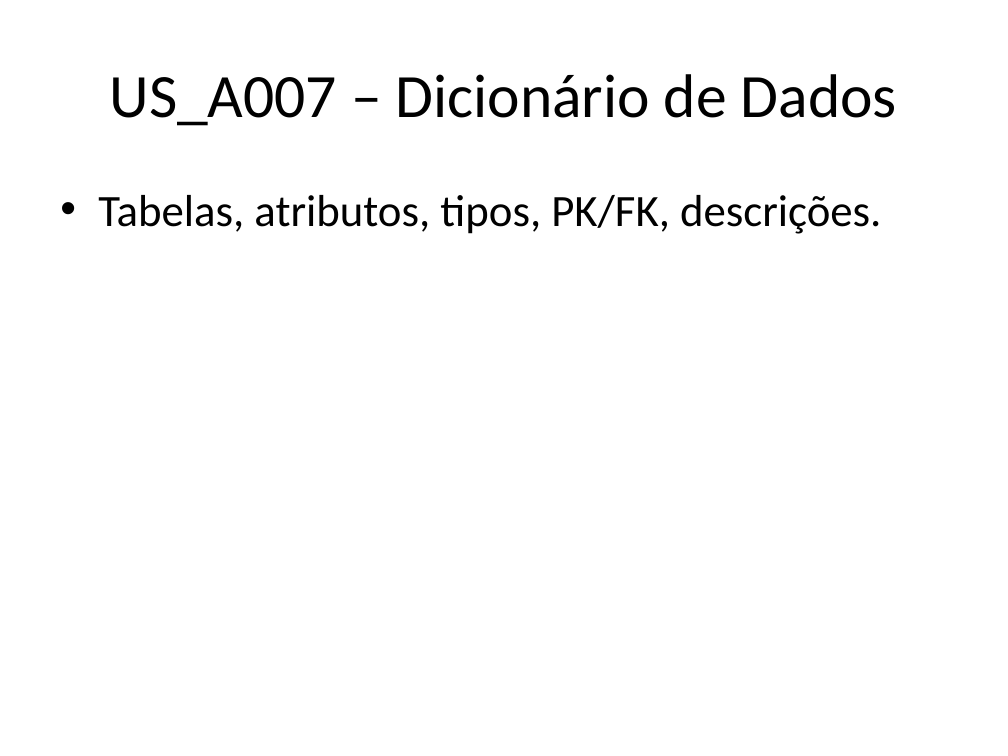
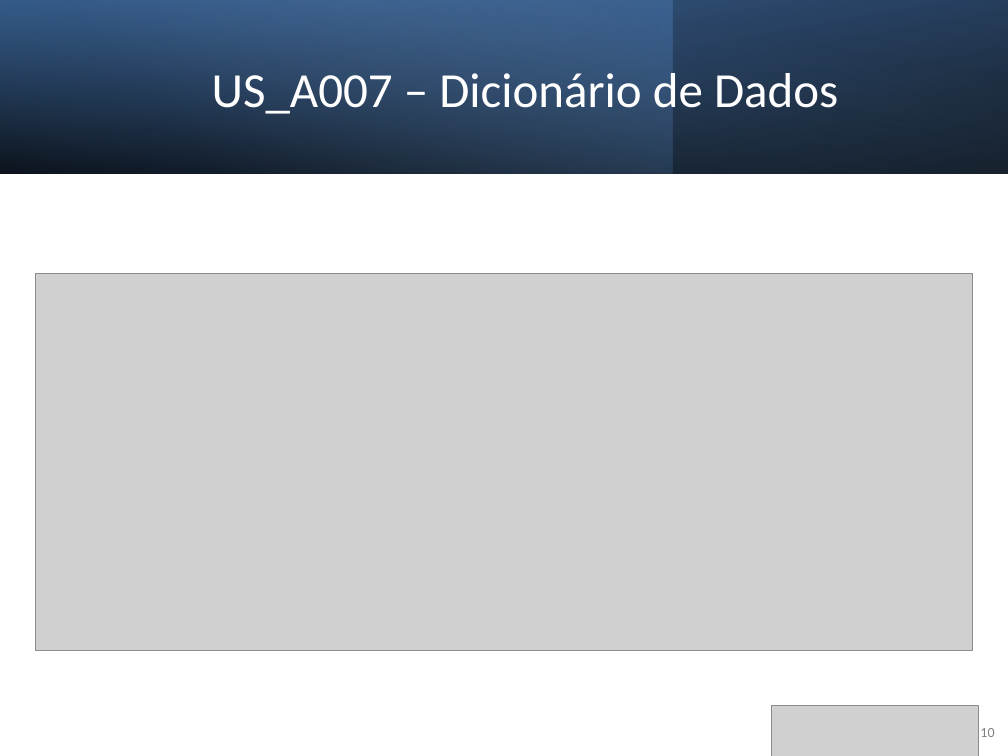
Before and after one commit to joaoventura2024064-dev/ISTECPROJ2526, a slide deck: slide 10 of docs/Sprint_A_Apresentacao_v0.pptx. Drawn at 1008x756 pixels with LibreOffice and Linux fonts; fonts in the diff are those of the drawing; grey boxes stand for pictures. Boxes give left, top, right and bottom in pixels: in the first picture for what was removed or moved away, otherwise in the second. Text is boxed around its words. In the diff, an @@ line names an element or a change of style, - is before the commit and + after.

```diff
--- a/docs/Sprint_A_Apresentacao_v0.pptx
+++ b/docs/Sprint_A_Apresentacao_v0.pptx
@@ rectangle added at (0, 0, 1008, 173), fill gradient #000000 to #376092 @@
@@ rectangle added at (0, 0, 672, 173), fill gradient #4F81BD to #95B3D7 @@
@@ rectangle added at (0, 0, 1008, 173), fill gradient #000000 to #4F81BD @@
@@ title "US_A007 – Dicionário de Dados": place and size @@
-title "US_A007 – Dicionário de Dados" at (110, 74, 897, 126)
+title "US_A007 – Dicionário de Dados" at (212, 73, 838, 114)
@@ title "US_A007 – Dicionário de Dados" at (212, 73, 838, 114): size 44 to 35 pt, text colour #000000 to #FFFFFF; line spacing 1 to 0.9 @@
@@ text removed at (98, 195, 881, 234) @@
-• Tabelas, atributos, tipos, PK/FK, descrições.
@@ picture added at (35, 274, 972, 651) @@
@@ picture added at (771, 706, 979, 756) @@
@@ page number added at (980, 728, 994, 737), 10 pt, text #808080 @@
+10
```
Also in this commit, not shown: 8 other slides changed, 1 slide added, 6 slides removed, 3 other files.
